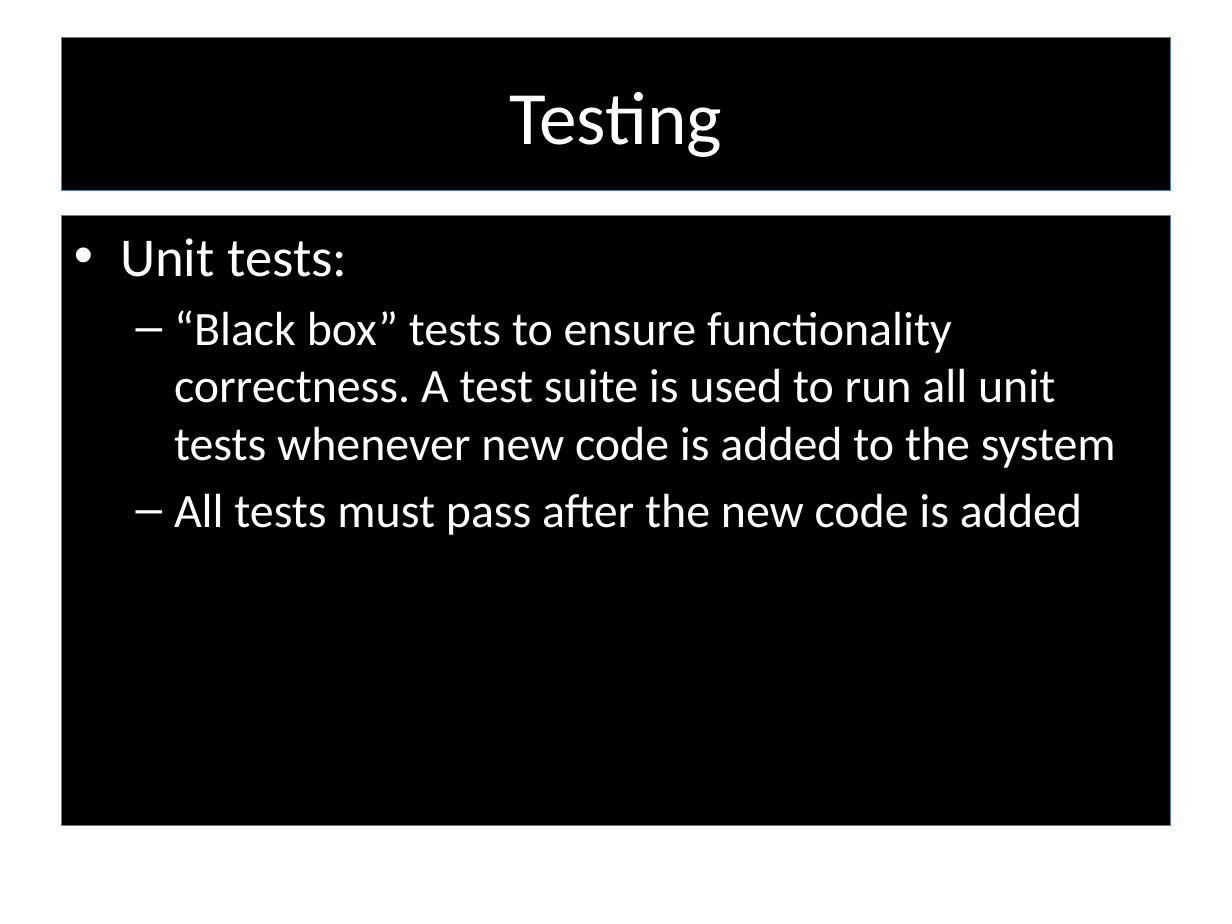
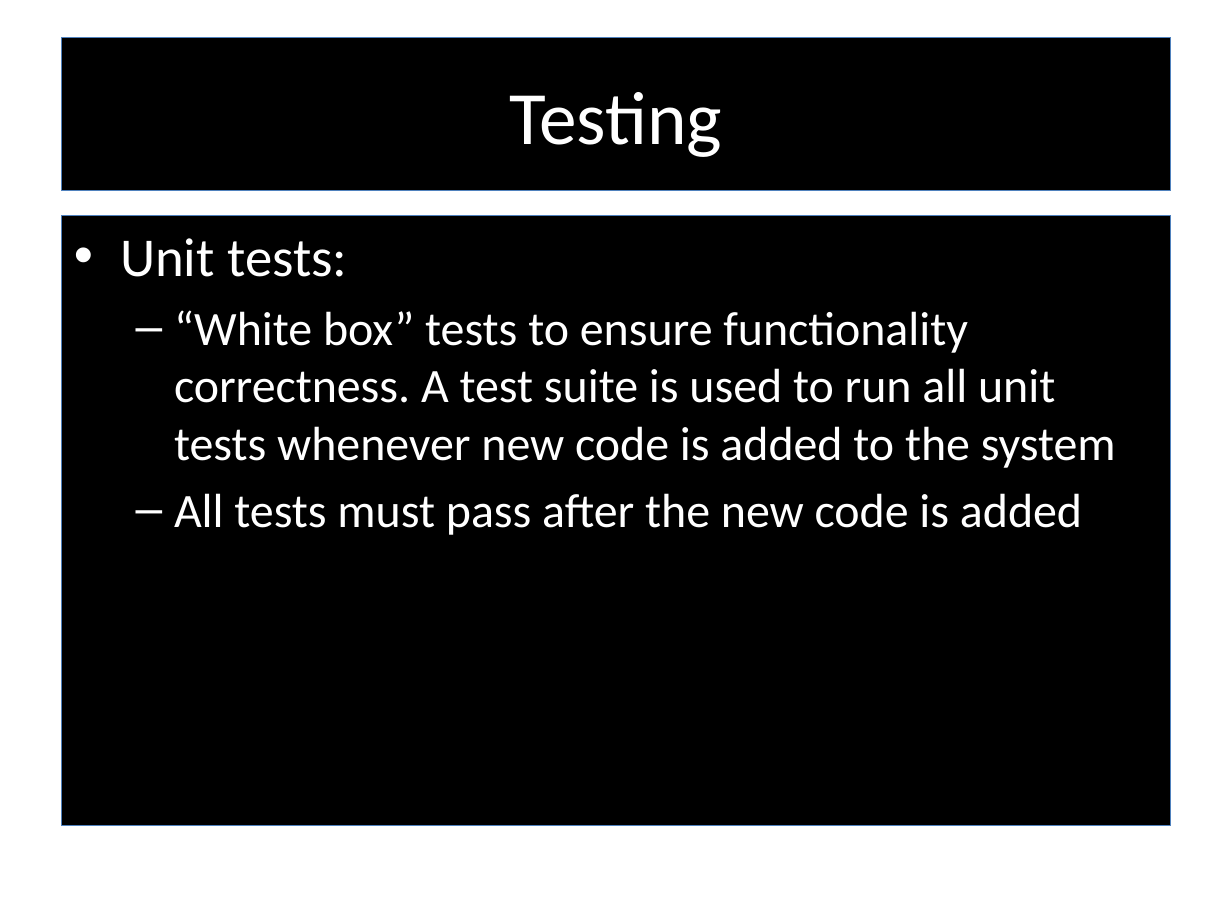
Before and after one commit to RedTeamCOSC470/Documentation, a slide deck: slide 19 of Stargazer.pptx. Drawn at 1232x924 pixels with LibreOffice and Linux fonts; fonts in the diff are those of the drawing; background and template pictures are left out. Boxes give left, top, right and bottom in pixels: in the first picture for what was removed or moved away, otherwise in the second. Text is boxed around its words. In the diff, an @@ line names an element or a change of style, - is before the commit and + after.

```diff
--- a/Stargazer.pptx
+++ b/Stargazer.pptx
@@ text at box(174, 310, 1116, 468): text changed @@
-  – “Black box” tests to ensure functionality correctness. A test suite is used to run all unit tests whenever new code is added to the system
+  – “White box” tests to ensure functionality correctness. A test suite is used to run all unit tests whenever new code is added to the system
```
Also in this commit, not shown: 3 other files.
